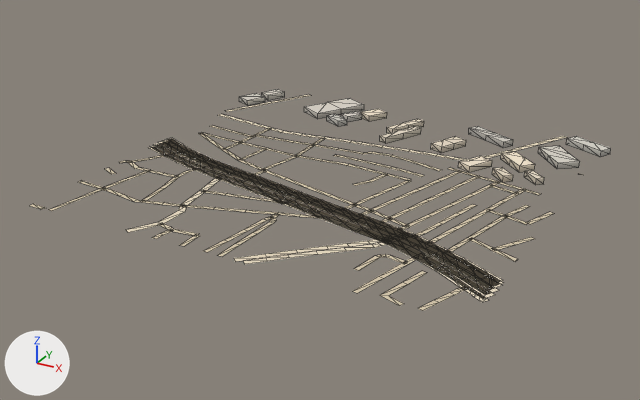
One commit to the glTF model public/assets/bengaluru-region-v1/tiles/t-14_12-l1.glb: the scene before it, then after it.
Rendered twice from a camera (50 mm lens) standing at (-6302.0, 5382.0, 392.0) and looking at (-6765.0, 6224.0, -29.0). Lighting does not change. The marker at lower left points along +X, +Y and +Z. The first picture is the older version. Mesh edges are drawn as thin lines.

Names of what the first picture shows: 'building', 'ground'.
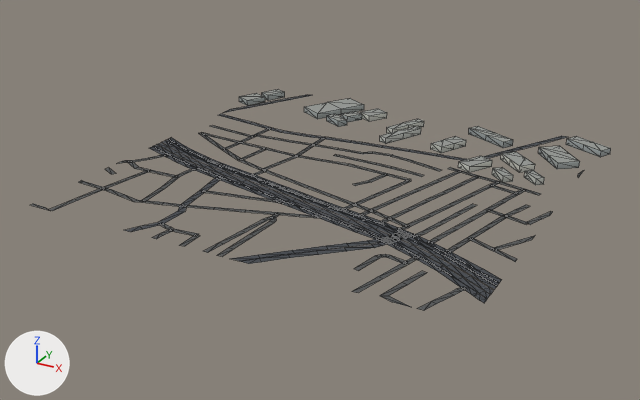
What differs and where, as boxes [x1, y1, x2, y2] in the pictures (640 x 400 px; the box of a moved part takes in the faces that stretch with it):
'ground', reshaped: before [29, 94, 583, 311]; after [31, 95, 584, 311]
part 1 of me_building, recoloured: [239, 89, 611, 185] in both
part 2 of me_ground, rebuilt: before [150, 145, 494, 299]; after [154, 145, 490, 299]
part 3 of me_ground, rebuilt: before [162, 139, 503, 286]; after [165, 139, 499, 286]
part 4 of me_ground, rebuilt: before [154, 143, 499, 294]; after [158, 143, 494, 294]
part 5 of me_ground, rebuilt: before [158, 140, 502, 290]; after [162, 141, 497, 290]
part 6 of me_ground, moved or reshaped: before [29, 94, 583, 311]; after [31, 95, 584, 311]
part 7 of me_ground, recoloured: [31, 98, 542, 302] in both

What the commit changed:
me_building is used by ob_building; location (-7000.0, 6000.0, 0.0).
me_building had 160 vertices, 205 faces and spanned x -10.0..515.0, y 311.0..495.0, z 0.0..8.0.
me_building now has 160 vertices, 250 faces and spans x -10.0..515.0, y 311.0..495.0, z 0.0..8.0.
me_building part 1: 205 kept faces spanning x -10.0..515.0, y 311.0..495.0, z 0.0..8.0 get new vertex colours.
Edits to the shape of me_building do not show in these pictures.
me_ground is used by ob_ground; location (-7000.0, 6000.0, 0.0).
me_ground had 878 vertices, 742 faces and spanned x -4.0..504.0, y -3.0..502.0, z 1.0.
me_ground now has 894 vertices, 756 faces and spans x 0.0..500.0, y 0.0..500.0, z 1.0.
me_ground part 2: the loose piece of 50 vertices spanning x -3.0..504.0, y 43.0..220.0, z 1.0 is rebuilt with 50 vertices and now spans x 0.0..500.0, y 45.0..218.0, z 1.0.
me_ground part 3: the loose piece of 40 vertices spanning x -3.0..504.0, y 68.0..245.0, z 1.0 is rebuilt with 40 vertices and now spans x 0.0..500.0, y 70.0..243.0, z 1.0.
me_ground part 4: the loose piece of 40 vertices spanning x -3.0..504.0, y 51.0..230.0, z 1.0 is rebuilt with 40 vertices and now spans x 0.0..500.0, y 54.0..227.0, z 1.0.
me_ground part 5: the loose piece of 40 vertices spanning x -3.0..504.0, y 61.0..239.0, z 1.0 is rebuilt with 42 vertices and now spans x 0.0..500.0, y 64.0..236.0, z 1.0.
Part 6, on me_ground:
46 vertices are removed from x -4.0..503.0, y -3.0..502.0, z 1.0.
57 faces are deleted.
4 vertices in x 0.0..496.0, y -1.0..234.0, z 1.0 move by (0.0, 1.0, 0.0).
34 vertices move from x -2.0..503.0, y -3.0..472.0, z 1.0 to x 0.0..500.0, y 0.0..469.0, z 1.0.
60 vertices are added at x 0.0..500.0, y 0.0..500.0, z 1.0.
69 new faces join them.
me_ground part 7: 523 kept faces spanning x 0.0..500.0, y 0.0..469.0, z 1.0 get new vertex colours; the middle colour goes from beige #d7c9ae to dark grey #535556.
